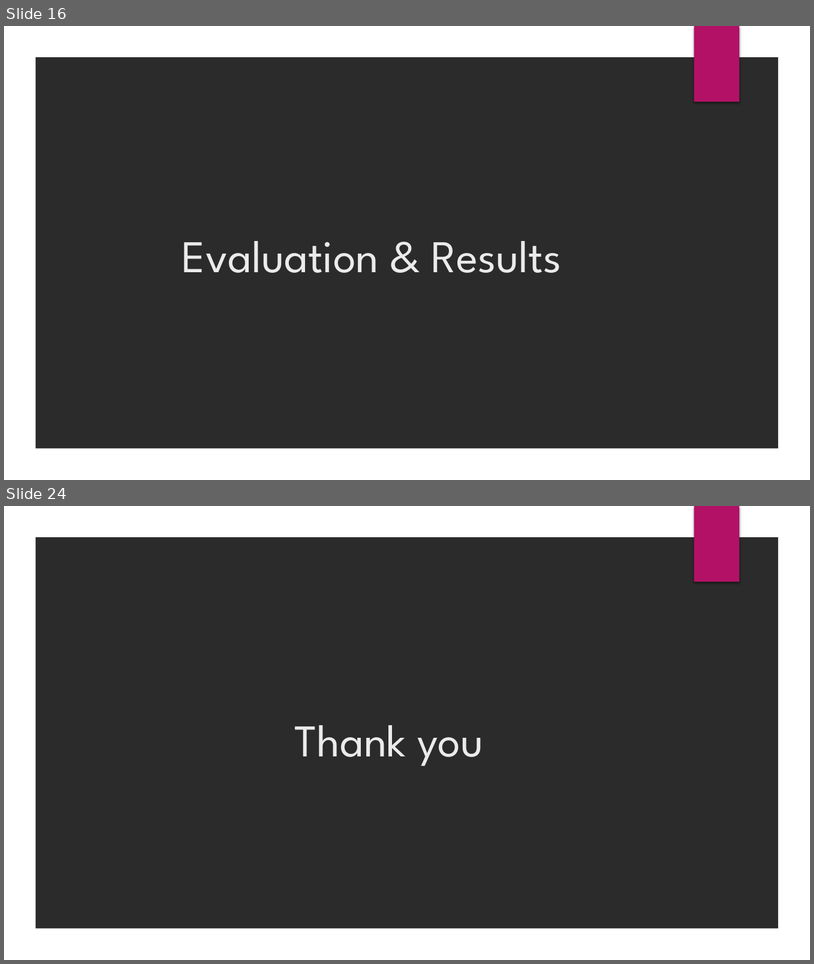
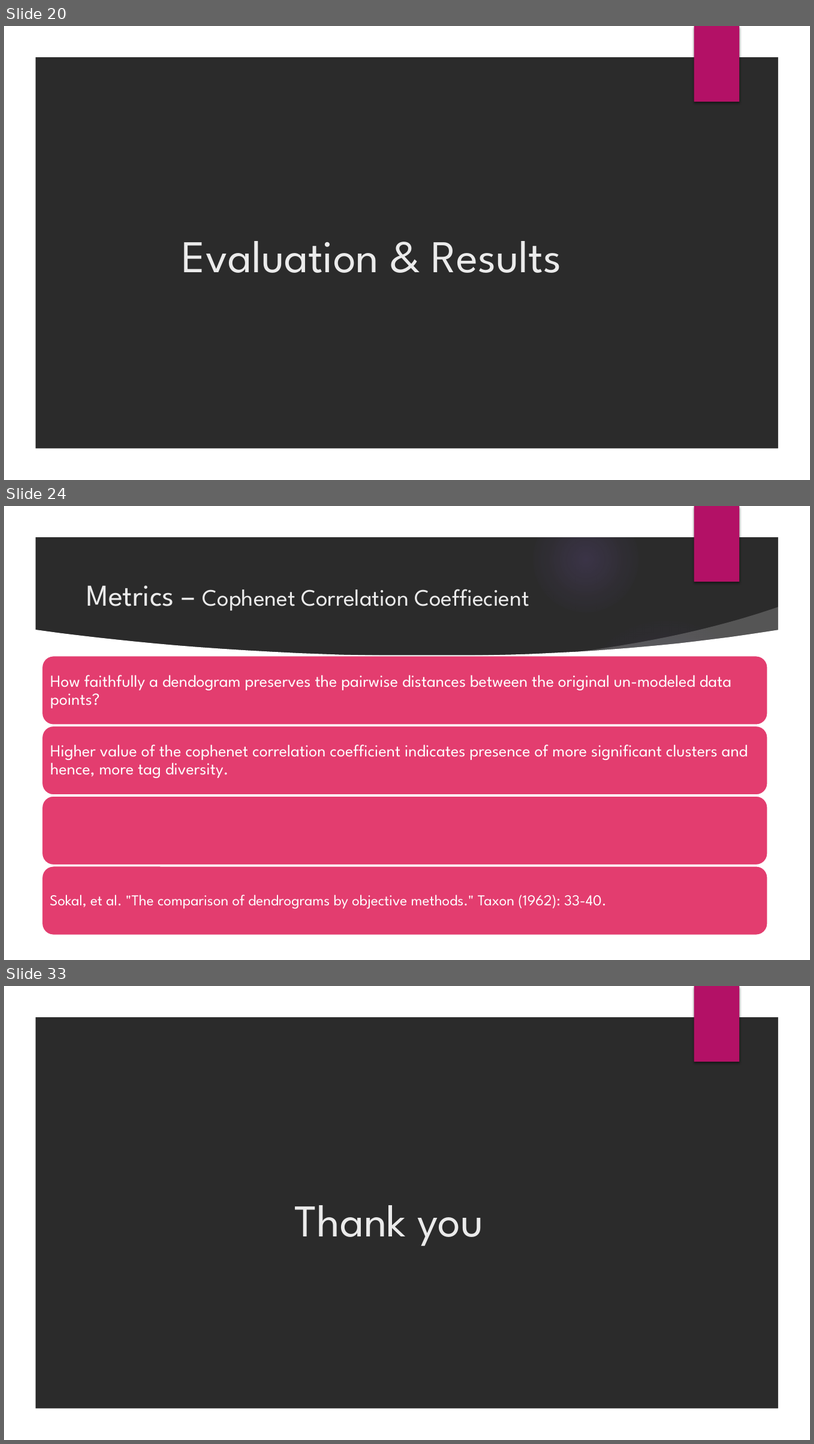
Before and after one commit to saurabhvermaaaa/Adobe-Internship, a slide deck: Internship 2016.pptx. Shown one above the other, each under a label of ours: slides 16 and 24 before the commit, slides 20, 24 and 33 after it; the slides between them are not shown. The pictures are 814x964 and 814x1444 pixels, drawn with LibreOffice and Linux fonts; fonts in the diff are those of the drawing; background and template pictures are left out; a plain dark background stands for a picture behind light text. Boxes give left, top, right and bottom in pixels: in the first picture for what was removed or moved away, otherwise in the second. Text is boxed around its words. In the diff, an @@ line names an element or a change of style, - is before the commit and + after.

```diff
--- a/Internship 2016.pptx
+++ b/Internship 2016.pptx
@@ slide 24 added at [4, 506, 810, 960], background picture (left out); not listed: 2 template elements that a slide beside it also shows @@
@@ title added at [86, 585, 530, 610], 28 pt, text #EBEBEB @@
+Metrics – Cophenet Correlation Coeffiecient
@@ group added at [4, 507, 785, 960]: 5 ellipses, 2 freeform shapes @@
@@ group added at [42, 655, 768, 935]: 4 rounded rectangles, 3 texts @@
+How faithfully a dendogram preserves the pairwise distances between the original un-modeled data points?
+Higher value of the cophenet correlation coefficient indicates presence of more significant clusters and hence, more tag diversity.
+Sokal, et al. "The comparison of dendrograms by objective methods." Taxon (1962): 33-40.
@@ what was slide 16 is now slide 20 @@
@@ what was slide 24 is now slide 33 @@
```
Also in this commit, not shown: 5 slides changed, 14 other slides added, 6 slides removed, 9 other files.
